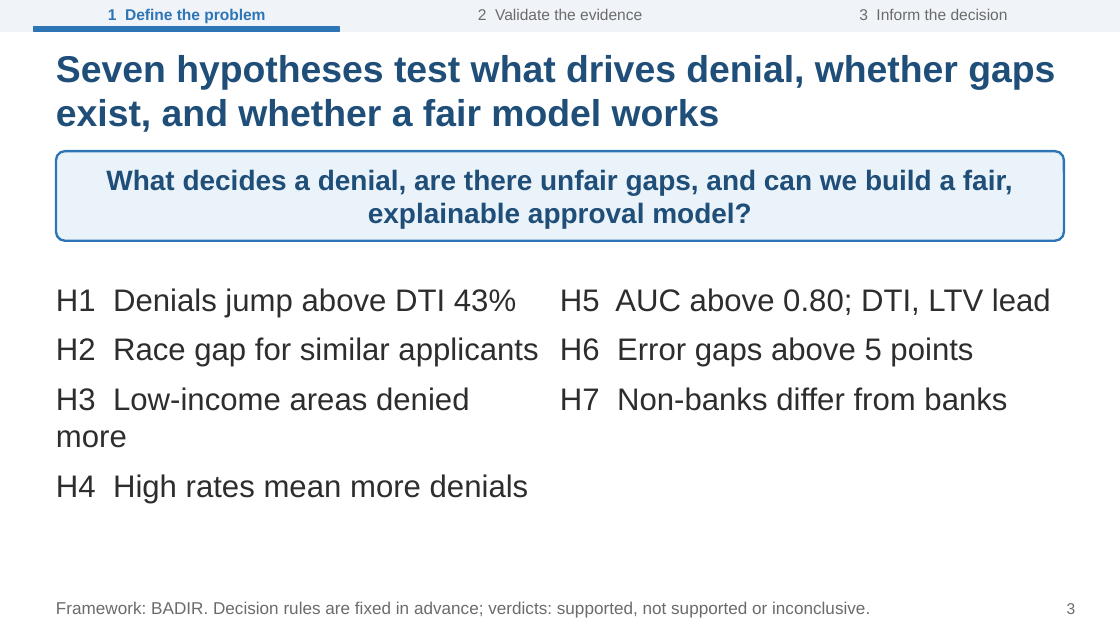
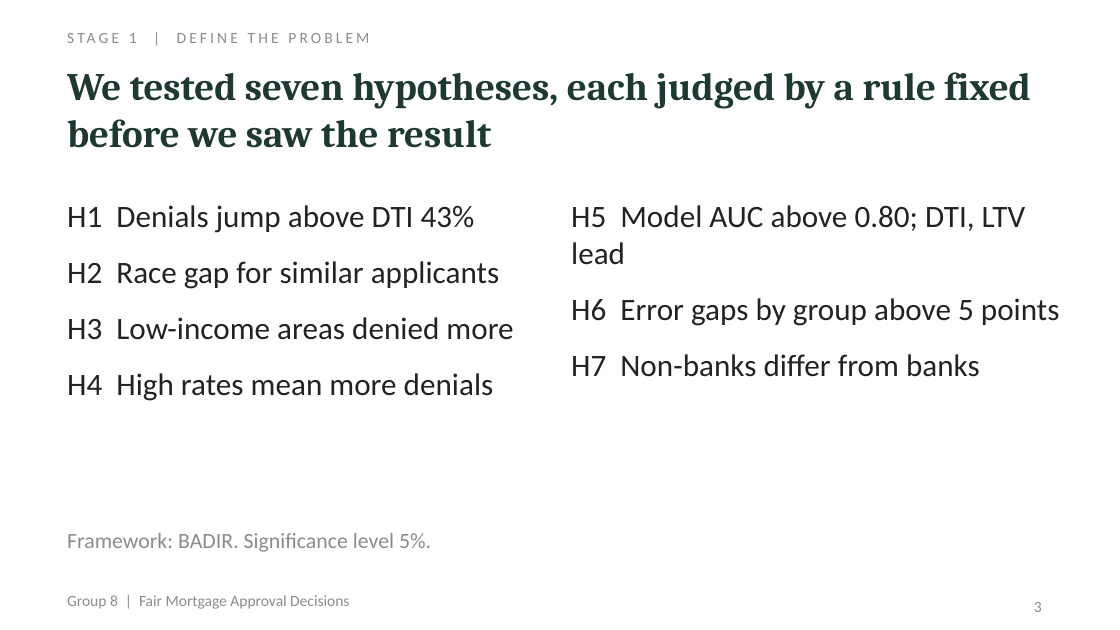
Before and after one commit to Rishhhhub/fair-mortgage-approval, a slide deck: slide 3 of deliverables/Group_8_Fair_Mortgage_Approval_Decisions_Presentation.pptx. Drawn at 1120x630 pixels with LibreOffice and Linux fonts; fonts in the diff are those of the drawing. Boxes give left, top, right and bottom in pixels: in the first picture for what was removed or moved away, otherwise in the second. Text is boxed around its words. In the diff, an @@ line names an element or a change of style, - is before the commit and + after.

```diff
--- a/deliverables/Group_8_Fair_Mortgage_Approval_Decisions_Presentation.pptx
+++ b/deliverables/Group_8_Fair_Mortgage_Approval_Decisions_Presentation.pptx
@@ rectangle removed at bbox=[0, 0, 1120, 31] @@
@@ rectangle removed at bbox=[34, 27, 339, 31] @@
@@ text "STAGE 1 | DEFINE THE ..." at bbox=[129, 33, 369, 43]: vertical alignment middle to top @@
@@ text removed at bbox=[478, 9, 642, 20] @@
-2 Validate the evidence
@@ text removed at bbox=[859, 9, 1008, 20] @@
-3 Inform the decision
@@ text removed at bbox=[56, 55, 1055, 132] @@
-Seven hypotheses test what drives denial, whether gaps exist, and whether a fair model works
@@ text at bbox=[129, 33, 369, 43]: text changed; font Arial to Calibri; text colour #2E75B6 to #8C8C8C; bold off @@
-1 Define the problem
+STAGE 1 | DEFINE THE PROBLEM
@@ text added at bbox=[67, 72, 1030, 148], 25 pt, text #1E3A2F, bold @@
+We tested seven hypotheses, each judged by a rule fixed before we saw the result
@@ rounded rectangle removed at bbox=[56, 151, 1064, 241] @@
@@ text removed at bbox=[106, 169, 1013, 229] @@
-What decides a denial, are there unfair gaps, and can we build a fair, explainable approval model?
@@ text "H1 Denials jump above DTI ...": place and size @@
-text "H1 Denials jump above DTI ..." at bbox=[56, 288, 538, 504]
+text "H1 Denials jump above DTI ..." at bbox=[67, 205, 513, 401]
@@ text "H1 Denials jump above DTI ..." at bbox=[67, 205, 513, 401]: font Arial to Calibri, text colour #2D2D2D to #222222; more space between paragraphs @@
@@ text at bbox=[571, 205, 1060, 326]: text changed; font Arial to Calibri; text colour #2D2D2D to #222222 @@
-H5 AUC above 0.80; DTI, LTV lead
-H6 Error gaps above 5 points
+H5 Model AUC above 0.80; DTI, LTV lead
+H6 Error gaps by group above 5 points
@@ text "H5 Model AUC above 0.80; ...": place and size @@
-text "H5 Model AUC above 0.80; ..." at bbox=[560, 288, 1051, 411]
+text "H5 Model AUC above 0.80; ..." at bbox=[571, 205, 1060, 377]
@@ text at bbox=[571, 354, 980, 377]: font Arial to Calibri, text colour #2D2D2D to #222222 in "H7 Non-banks differ from banks"; more space between paragraphs @@
@@ text added at bbox=[67, 533, 431, 552], 14 pt, text #8C8C8C @@
+Framework: BADIR. Significance level 5%.
@@ text added at bbox=[67, 595, 349, 609], 10 pt, text #8C8C8C @@
+Group 8 | Fair Mortgage Approval Decisions
@@ page number: place and size @@
-page number at bbox=[1067, 603, 1076, 614]
+page number at bbox=[1034, 602, 1042, 612]
@@ page number at bbox=[1034, 602, 1042, 612]: font Arial to Calibri, text colour #6B6B6B to #8C8C8C @@
@@ text removed at bbox=[56, 601, 870, 618] @@
-Framework: BADIR. Decision rules are fixed in advance; verdicts: supported, not supported or inconclusive.
```
Also in this commit, not shown: 9 other slides changed, 6 slides added, 10 slides removed, 3 other files.
